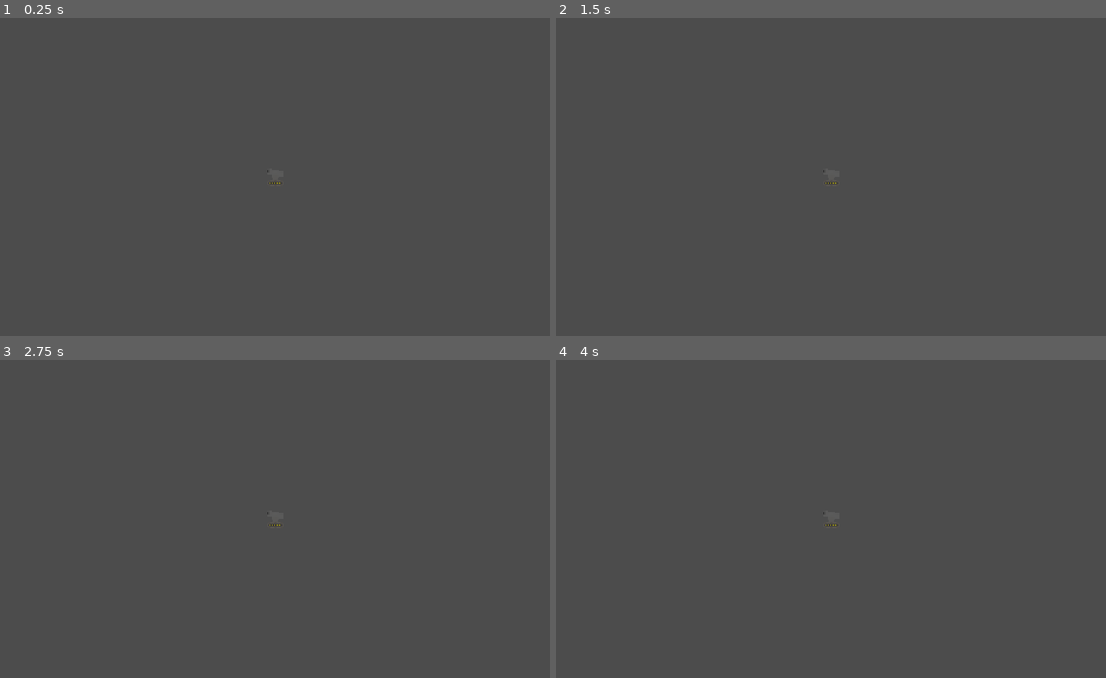
Above: before the commit, frames 1-4 (two rows, left to right).
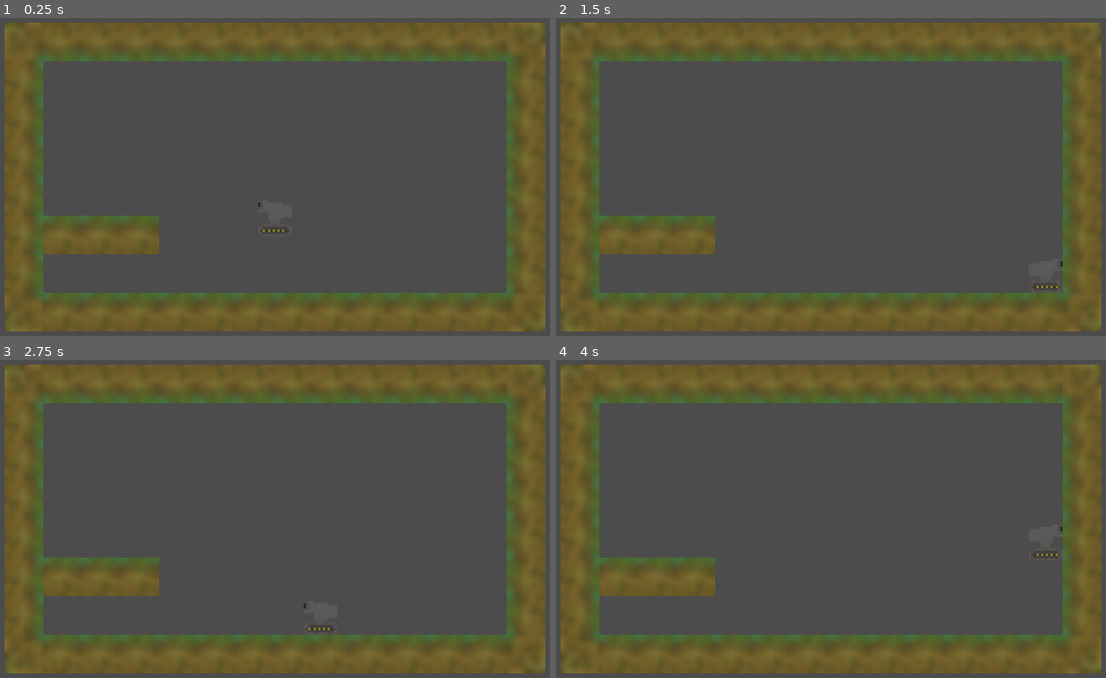
Above: after the commit, the same moments.

Repository: ParadoxImmobilizer/FBLAGame
Game: Godot game, scene res://scenes/level_1.tscn
Same seed, same stepped clock (60 frames per second), same inputs: the game is played once before the commit and once after it.
Inputs:
- Up to frame 1 (0.25 s): no input
- Up to frame 2 (1.5 s): hold Right (ui_right) from 0.53 s (still down); tap Space (ui_select) at 0.6, 0.77, 1.07, 1.35 s; tap Enter at 1.25 s
- Up to frame 3 (2.75 s): tap Space (ui_select) at 1.52, 1.82, 2, 2.1 s; release Right (ui_right) at 2.03 s; hold Left (ui_left) from 2.03 s (still down)
- Up to frame 4 (4 s): tap Enter at 2.75 s; release Left (ui_left) at 2.78 s; hold Right (ui_right) from 2.78 s (still down); tap Space (ui_select) at 2.85, 3.02, 3.32, 3.5, 3.6, 3.77 s

The runs differ from the first frame. In frame 1, 36% of the frame differs, in the area x 0-100%, y 1-99%; in frame 2, 36%; in frame 3, 36%; in frame 4, 36%.
Error before the commit: Parse Error: Invalid operand types ("Node" and "int") to operator "*". (res://scripts/player.gd:9)

Commit message:
NOW WE JUMPIN BOIIIIIIII
GOT THOSE HOPS GOIN
LOOK AT EM GO
HES HOPPIN
BOING BOING BOING
THATS ONE HOPPI BOI

Diff:
--- /dev/null
+++ b/assets/tilesets/plains.tres
@@ -0,0 +1,99 @@
+[gd_resource type="TileSet" load_steps=10 format=2]
+
+[ext_resource path="res://assets/tilesets/plains.png" type="Texture" id=1]
+
+[sub_resource type="ConvexPolygonShape2D" id=1]
+points = PoolVector2Array( 0, 0, 16, 0, 16, 16, 0, 16 )
+
+[sub_resource type="ConvexPolygonShape2D" id=2]
+points = PoolVector2Array( 0, 0, 16, 0, 16, 16, 0, 16 )
+
+[sub_resource type="ConvexPolygonShape2D" id=3]
+points = PoolVector2Array( 0, 0, 16, 0, 16, 16, 0, 16 )
+
+[sub_resource type="ConvexPolygonShape2D" id=4]
+points = PoolVector2Array( 0, 0, 16, 0, 16, 16, 0, 16 )
+
+[sub_resource type="ConvexPolygonShape2D" id=5]
+points = PoolVector2Array( 0, 0, 16, 0, 16, 16, 0, 16 )
+
+[sub_resource type="ConvexPolygonShape2D" id=6]
+points = PoolVector2Array( 0, 0, 16, 0, 16, 16, 0, 16 )
+
+[sub_resource type="ConvexPolygonShape2D" id=7]
+points = PoolVector2Array( 0, 0, 16, 0, 16, 16, 0, 16 )
+
+[sub_resource type="ConvexPolygonShape2D" id=8]
+points = PoolVector2Array( 0, 0, 16, 0, 16, 16, 0, 16 )
+
+[resource]
+0/name = "plains.png 0"
+0/texture = ExtResource( 1 )
+0/tex_offset = Vector2( 0, 0 )
+0/modulate = Color( 1, 1, 1, 1 )
+0/region = Rect2( 0, 0, 64, 32 )
+0/tile_mode = 2
+0/autotile/icon_coordinate = Vector2( 0, 0 )
+0/autotile/tile_size = Vector2( 16, 16 )
+0/autotile/spacing = 0
+0/autotile/occluder_map = [  ]
+0/autotile/navpoly_map = [  ]
+0/autotile/priority_map = [  ]
+0/autotile/z_index_map = [  ]
+0/occluder_offset = Vector2( 0, 0 )
+0/navigation_offset = Vector2( 0, 0 )
+0/shape_offset = Vector2( 0, 0 )
+0/shape_transform = Transform2D( 1, 0, 0, 1, 0, 0 )
+0/shape = SubResource( 1 )
+0/shape_one_way = false
+0/shape_one_way_margin = 1.0
+0/shapes = [ {
+"autotile_coord": Vector2( 0, 0 ),
+"one_way": false,
+"one_way_margin": 1.0,
+"shape": SubResource( 1 ),
+"shape_transform": Transform2D( 1, 0, 0, 1, 0, 0 )
+}, {
+"autotile_coord": Vector2( 1, 0 ),
+"one_way": false,
+"one_way_margin": 1.0,
+"shape": SubResource( 2 ),
+"shape_transform": Transform2D( 1, 0, 0, 1, 0, 0 )
+}, {
+"autotile_coord": Vector2( 1, 1 ),
+"one_way": false,
+"one_way_margin": 1.0,
+"shape": SubResource( 3 ),
+"shape_transform": Transform2D( 1, 0, 0, 1, 0, 0 )
+}, {
+"autotile_coord": Vector2( 0, 1 ),
+"one_way": false,
+"one_way_margin": 1.0,
+"shape": SubResource( 4 ),
+"shape_transform": Transform2D( 1, 0, 0, 1, 0, 0 )
+}, {
+"autotile_coord": Vector2( 2, 0 ),
+"one_way": false,
+"one_way_margin": 1.0,
+"shape": SubResource( 5 ),
+"shape_transform": Transform2D( 1, 0, 0, 1, 0, 0 )
+}, {
+"autotile_coord": Vector2( 2, 1 ),
+"one_way": false,
+"one_way_margin": 1.0,
+"shape": SubResource( 6 ),
+"shape_transform": Transform2D( 1, 0, 0, 1, 0, 0 )
+}, {
+"autotile_coord": Vector2( 3, 0 ),
+"one_way": false,
+"one_way_margin": 1.0,
+"shape": SubResource( 7 ),
+"shape_transform": Transform2D( 1, 0, 0, 1, 0, 0 )
+}, {
+"autotile_coord": Vector2( 3, 1 ),
+"one_way": false,
+"one_way_margin": 1.0,
+"shape": SubResource( 8 ),
+"shape_transform": Transform2D( 1, 0, 0, 1, 0, 0 )
+} ]
+0/z_index = 0
--- a/scenes/level_1.tscn
+++ b/scenes/level_1.tscn
@@ -1,23 +1,26 @@
-[gd_scene load_steps=3 format=2]
+[gd_scene load_steps=4 format=2]
 
 [ext_resource path="res://assets/sprites/player.tres" type="SpriteFrames" id=1]
 [ext_resource path="res://scripts/player.gd" type="Script" id=2]
+[ext_resource path="res://assets/tilesets/plains.tres" type="TileSet" id=3]
 
 [node name="Node2D" type="Node2D"]
 
 [node name="Camera2D" type="Camera2D" parent="."]
 current = true
-zoom = Vector2( 0.5, 0.5 )
-
-[node name="RigidBody2D" type="RigidBody2D" parent="."]
+zoom = Vector2( 0.25, 0.25 )
 
 [node name="player_body" type="KinematicBody2D" parent="."]
 script = ExtResource( 2 )
-speed = null
-gravity = null
 
 [node name="player_sprite" type="AnimatedSprite" parent="player_body"]
 frames = ExtResource( 1 )
 
 [node name="player_collision" type="CollisionPolygon2D" parent="player_body"]
 polygon = PoolVector2Array( -7, -7, -7, 8, 7, 8, 7, -7 )
+
+[node name="TileMap" type="TileMap" parent="."]
+tile_set = ExtResource( 3 )
+cell_size = Vector2( 16, 16 )
+format = 1
+tile_data = PoolIntArray( -196615, 0, 65539, -196614, 0, 2, -196613, 0, 2, -196612, 0, 2, -196611, 0, 2, -196610, 0, 2, -196609, 0, 2, -262144, 0, 2, -262143, 0, 2, -262142, 0, 2, -262141, 0, 2, -262140, 0, 2, -262139, 0, 2, -262138, 0, 0, -131079, 0, 65536, -196602, 0, 1, -65543, 0, 65536, -131066, 0, 1, -7, 0, 65536, -65530, 0, 1, 65529, 0, 65536, 6, 0, 1, 131065, 0, 65536, 131066, 0, 65538, 131067, 0, 65538, 131068, 0, 65538, 65542, 0, 1, 196601, 0, 65536, 131078, 0, 1, 262137, 0, 3, 262138, 0, 65538, 262139, 0, 65538, 262140, 0, 65538, 262141, 0, 65538, 262142, 0, 65538, 262143, 0, 65538, 196608, 0, 65538, 196609, 0, 65538, 196610, 0, 65538, 196611, 0, 65538, 196612, 0, 65538, 196613, 0, 65538, 196614, 0, 65537 )
--- a/scripts/player.gd
+++ b/scripts/player.gd
@@ -1,12 +1,20 @@
 extends KinematicBody2D
 
 export var speed := 100
-export var gravity := 100
+export var jump := -200
+export var gravity := 500
+var direction := Vector2()
+var jumping := false
 
 func _physics_process(delta):
-	var direction := Vector2()
-	direction.x = (Input.get_action_strength("ui_right") - Input.get_action_strength("ui_left"))
-	direction.y = $gravity * 1
+	direction.x = (Input.get_action_strength("ui_right") - Input.get_action_strength("ui_left")) * speed
+
+	if Input.is_action_just_pressed("ui_select") and is_on_floor():
+		jumping = true
+		direction.y = jump
+	direction.y += gravity * delta
+	if jumping and is_on_floor():
+		jumping = false
 
 	if direction.x > 0:
 		$player_sprite.playing = true
@@ -17,4 +25,4 @@
 	elif direction.x == 0:
 		$player_sprite.playing = false
 
-	move_and_collide(speed * direction * delta)
+	move_and_slide(direction, Vector2(0, -1))
Binary file added: assets/tilesets/plains.aseprite
Binary file added: assets/tilesets/plains.png
Not shown, added: assets/tilesets/plains.png.import
